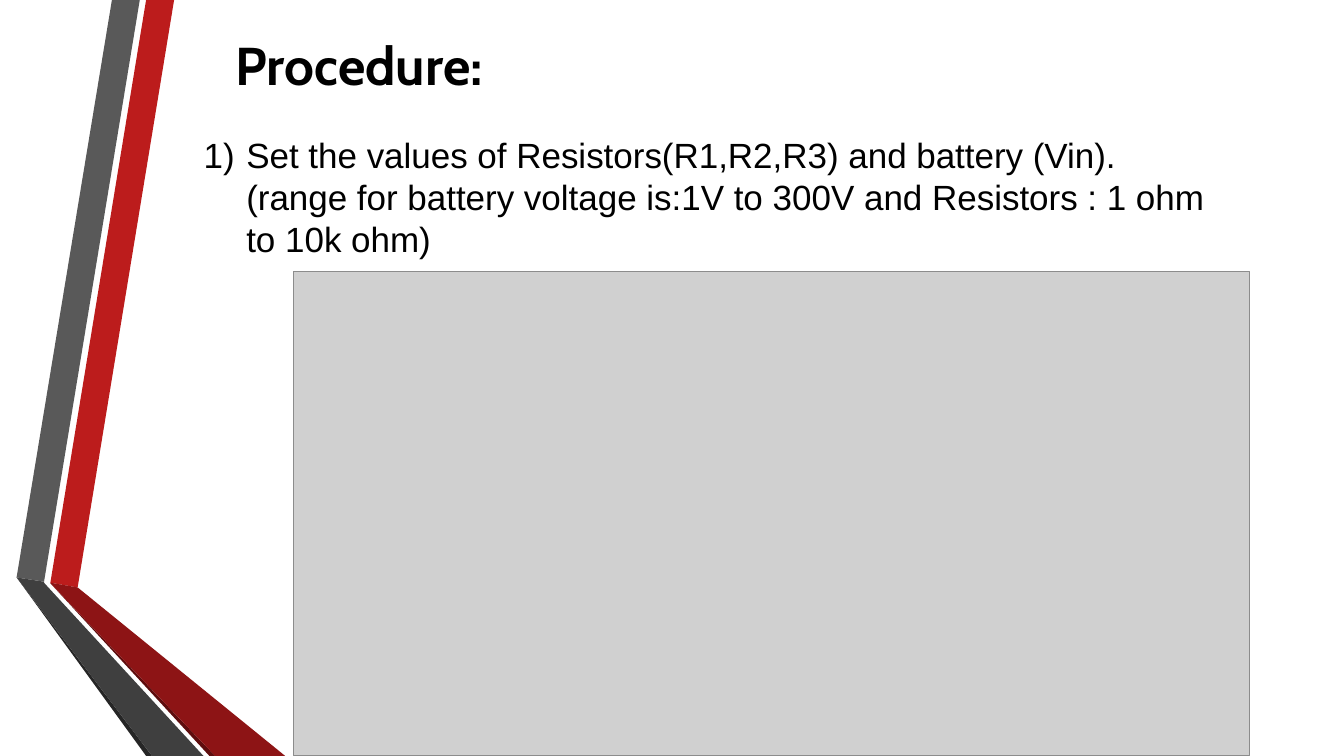
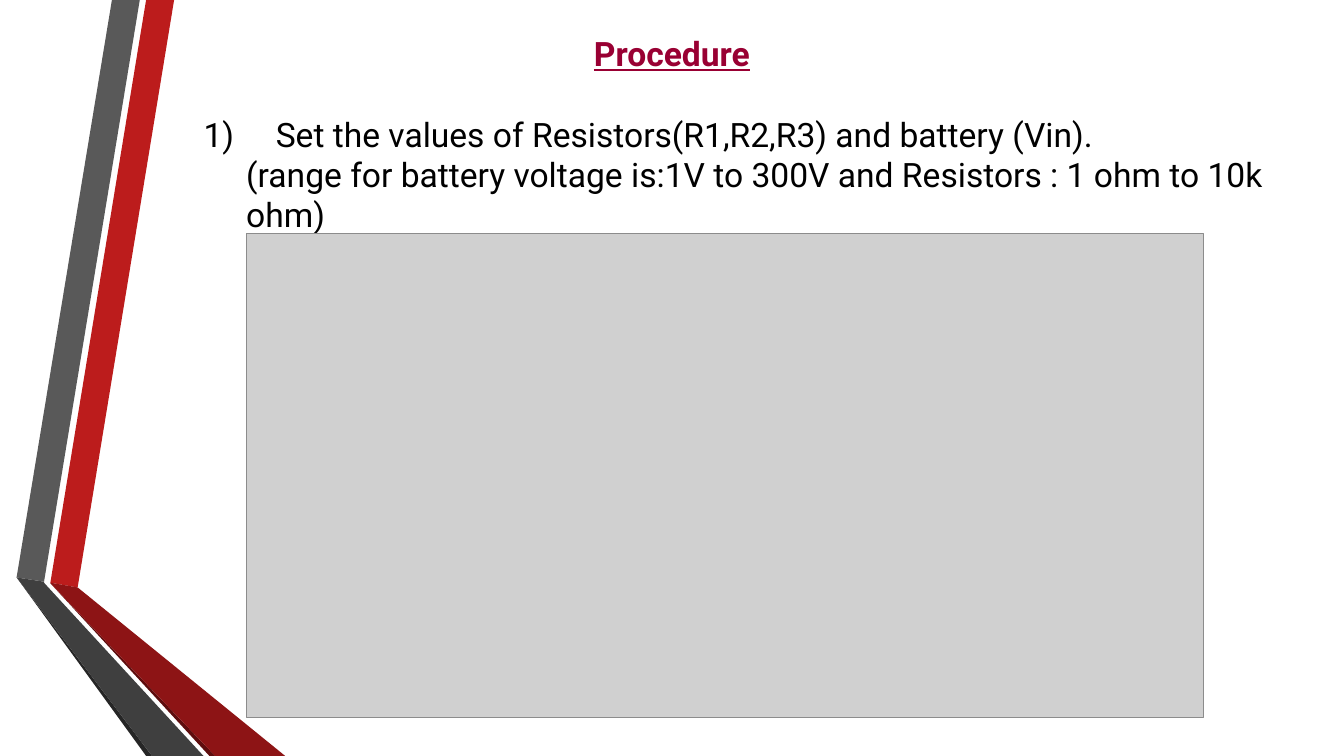
Before and after one commit to RahulAgrwal/Electrical-Virtual-lab, a slide deck: slide 3 of exp1/theoryimage/Procedure.pptx. Drawn at 1344x756 pixels with LibreOffice and Linux fonts; fonts in the diff are those of the drawing; grey boxes stand for pictures; background and template pictures are left out. Boxes give left, top, right and bottom in pixels: in the first picture for what was removed or moved away, otherwise in the second. Text is boxed around its words. In the diff, an @@ line names an element or a change of style, - is before the commit and + after.

```diff
--- a/exp1/theoryimage/Procedure.pptx
+++ b/exp1/theoryimage/Procedure.pptx
@@ text at (x1=594, y1=40, x2=750, y2=71): text changed; size 38 to 24 pt; font Cabin to Roboto; text colour #000000 to #990033 @@
-Procedure:
+Procedure
@@ text "1) Set the values of ..." moved from (x1=246, y1=142, x2=1204, y2=259) to (x1=204, y1=120, x2=1263, y2=236) @@
@@ text at (x1=204, y1=120, x2=1092, y2=155): text changed; size 25 to 24 pt; font Arial to Roboto @@
-1) Set the values of Resistors(R1,R2,R3) and battery (Vin).
+1) Set the values of Resistors(R1,R2,R3) and battery (Vin).
@@ text at (x1=246, y1=160, x2=1263, y2=236): size 25 to 24 pt, font Arial to Roboto in "(range for battery voltage is:1V to 300V ..." @@
@@ picture moved from (x1=293, y1=271, x2=1250, y2=756) to (x1=247, y1=234, x2=1204, y2=719) @@
```
Also in this commit, not shown: 5 other slides changed, 14 other files.
